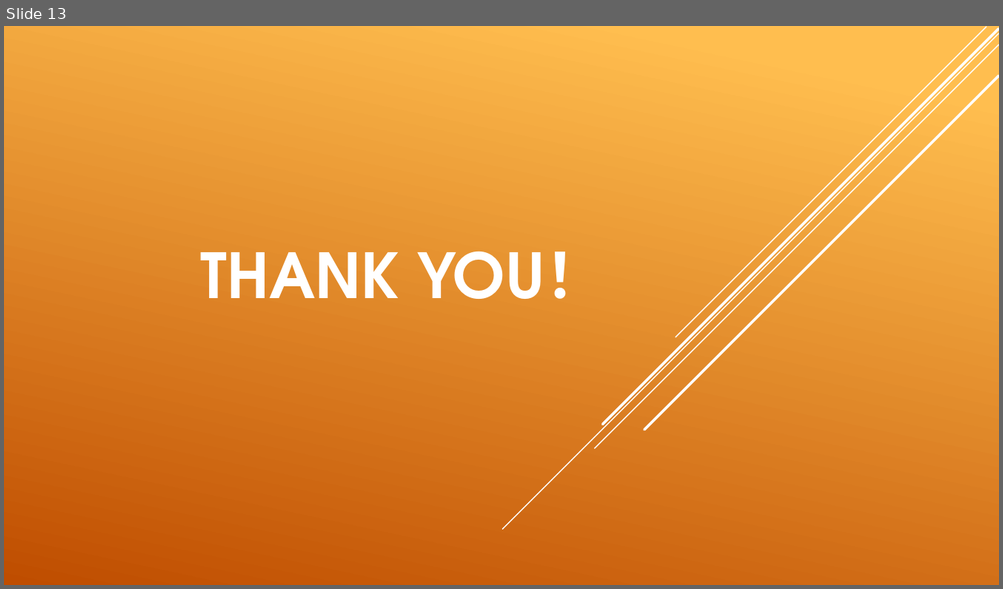
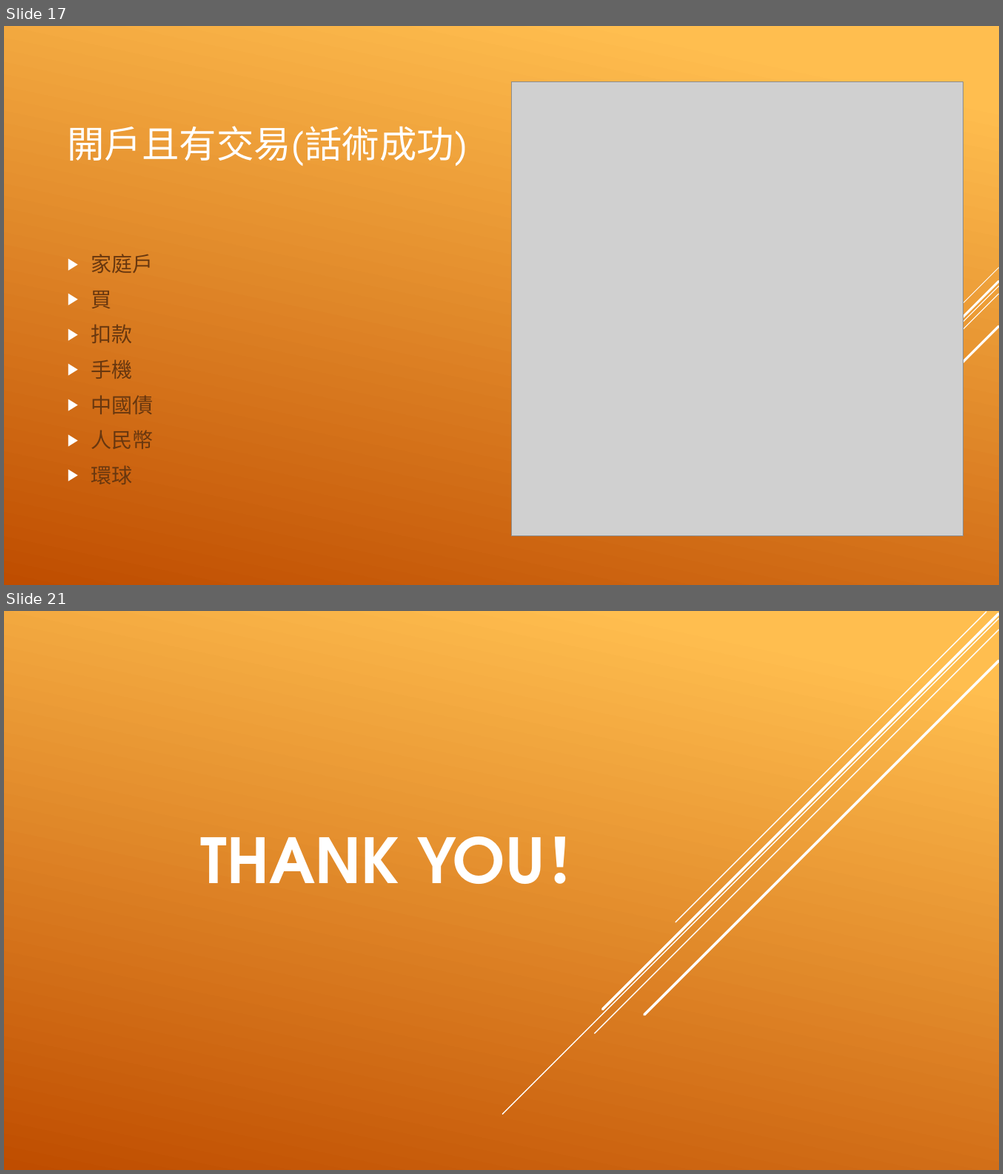
Before and after one commit to WTYU/Fintech-Course, a slide deck: Final/金融科技-文字探勘與機器學習.pptx. Shown one above the other, each under a label of ours: slide 13 before the commit, slides 17 and 21 after it; the slides between them are not shown. The pictures are 1003x589 and 1003x1174 pixels, drawn with LibreOffice and Linux fonts; fonts in the diff are those of the drawing; grey boxes stand for pictures. Boxes give left, top, right and bottom in pixels: in the first picture for what was removed or moved away, otherwise in the second. Text is boxed around its words. In the diff, an @@ line names an element or a change of style, - is before the commit and + after.

```diff
--- a/Final/金融科技-文字探勘與機器學習.pptx
+++ b/Final/金融科技-文字探勘與機器學習.pptx
@@ slide 17 added at (4,26,999,585), background gradient #FFBF50 to #C04D00 @@
@@ picture added at (512,82,964,537) @@
@@ title added at (68,126,468,166), 36 pt, text #FFFFFF @@
+開戶且有交易(話術成功)
@@ text added at (91,254,153,485), 20 pt, text #68380F @@
+▶ 家庭戶
+▶ 買
+▶ 扣款
+▶ 手機
+▶ 中國債
+▶ 人民幣
+▶ 環球
@@ group added at (755,268,999,530): 5 lines @@
@@ what was slide 13 is now slide 21 @@
```
Also in this commit, not shown: 7 other slides added, 16 other files.
